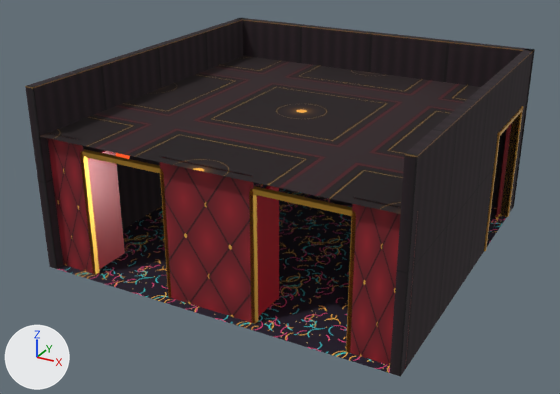
Renders of the glTF model tools/paquet_essai/casino_minuit/decor/zone-F-CONCERT-SAS.glb from each side of a commit.
Rendered twice from a 50 mm camera at (25.45, 19.48, 8.1) aimed at (17.77, 33.44, 1.12). Every picture has the same lights, and +X, +Y and +Z are marked at lower left. The older version comes first. Where no turn or scale is listed for an object, it has been applied to the vertices.

Names of what the first picture shows: 'static', 'static.001', 'static.002', 'static.003', 'static.004', 'static.005' and 1 more.
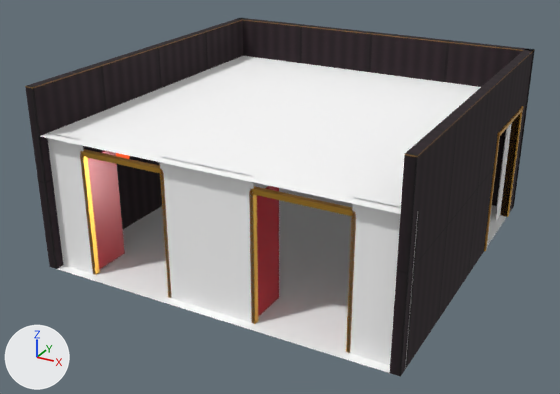
The edits, one by one:
Picture 'matiere.png' (img_matiere_png) is new.
Material 'da.moquetteE' (mat_da_moquettee) changes its picture from img_94f721fe08277b10_png to img_matiere_png.
Material 'da.plafondBas' (mat_da_plafondbas) changes its picture from img_9be791e16c2f94d6_png to img_matiere_png.
Material 'da.capitonRouge' (mat_da_capitonrouge) changes its picture from img_71eeb0cd74eb0fa6_png to img_matiere_png.
Material 'da.velours' (mat_da_velours) changes its picture from img_8d906cff494a1f8f_png to img_matiere_png.

Pixel boxes (x1, y1, x2, y2) of what changed, in the pictures (560 x 394 px):
'static.001', surface changed (black to white): (40, 56, 481, 214) in both
'static.003', surface changed (red to grey): (47, 133, 418, 369) in both
'static', surface changed (lighter): (57, 183, 507, 373) in both
'static.005', surface changed (red to grey): (495, 123, 512, 219) in both
